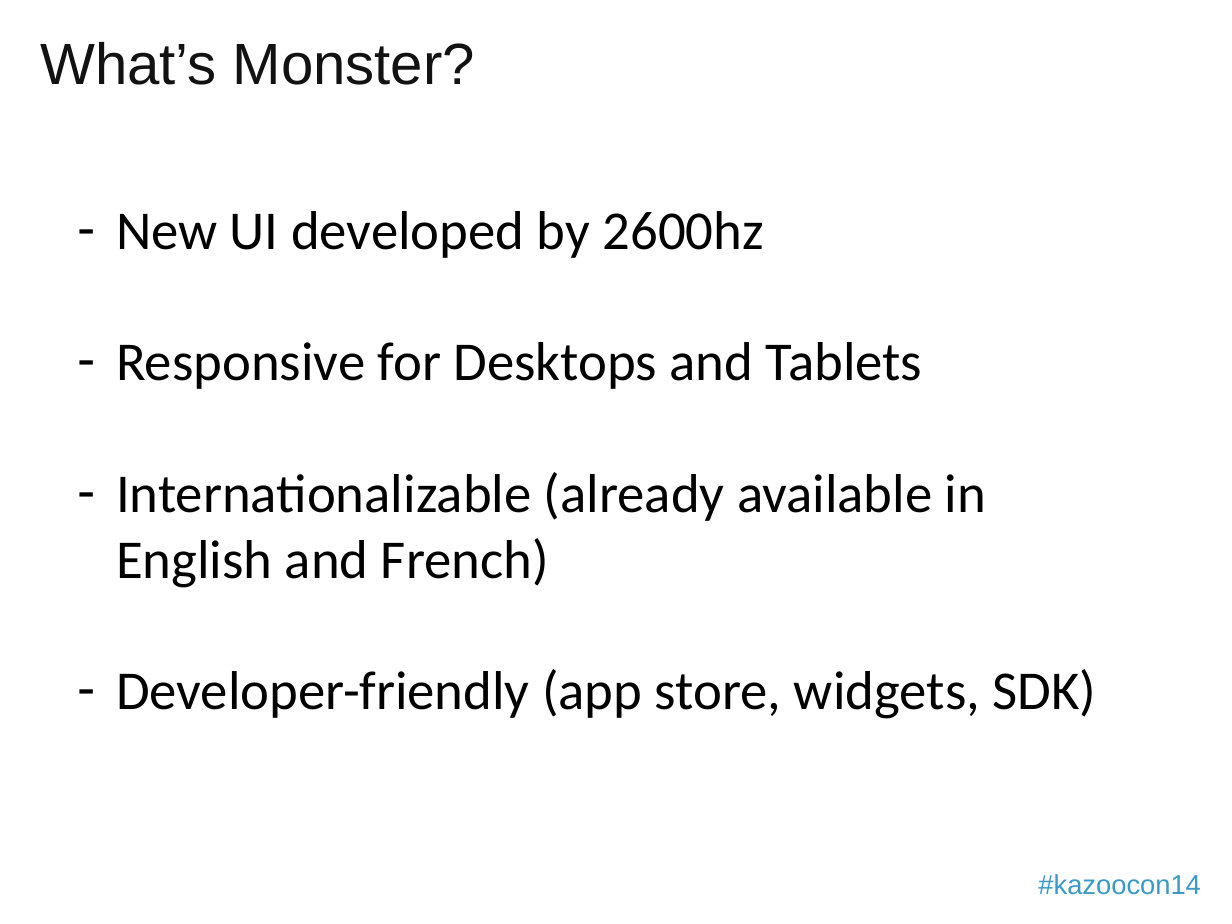
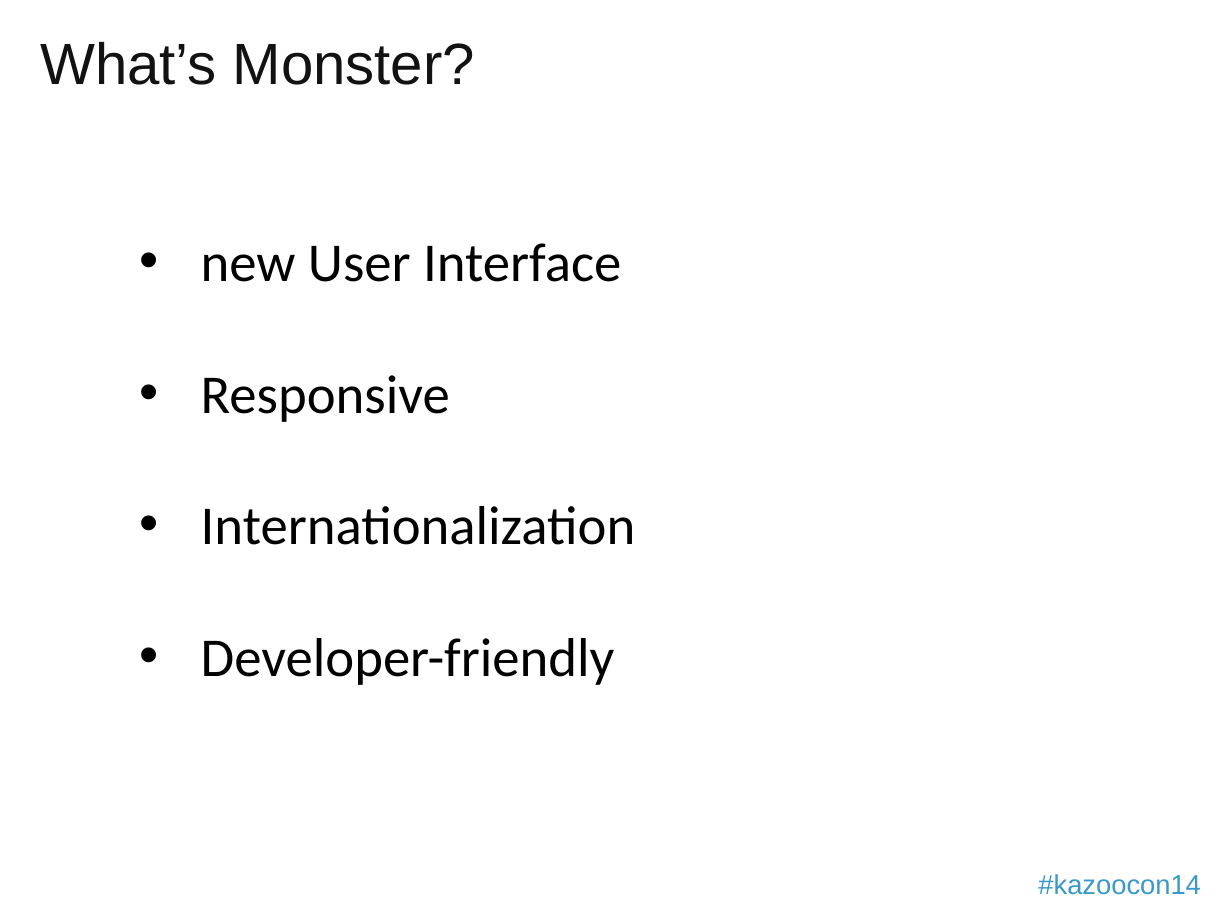
Before and after one commit to 2600hz/monster-ui, a slide deck: slide 3 of apps/demo_done/presentation.pptx. Drawn at 1232x924 pixels with LibreOffice and Linux fonts; fonts in the diff are those of the drawing; background and template pictures are left out. Boxes give left, top, right and bottom in pixels: in the first picture for what was removed or moved away, otherwise in the second. Text is boxed around its words. In the diff, an @@ line names an element or a change of style, - is before the commit and + after.

```diff
--- a/apps/demo_done/presentation.pptx
+++ b/apps/demo_done/presentation.pptx
@@ text at bbox=[201, 243, 636, 685]: text changed @@
-– New UI developed by 2600hz
-– Responsive for Desktops and Tablets
-– Internationalizable (already available in English and French)
-– Developer-friendly (app store, widgets, SDK)
+  • new User Interface
+  • Responsive
+  • Internationalization
+  • Developer-friendly
```
Also in this commit, not shown: 10 other slides changed.
